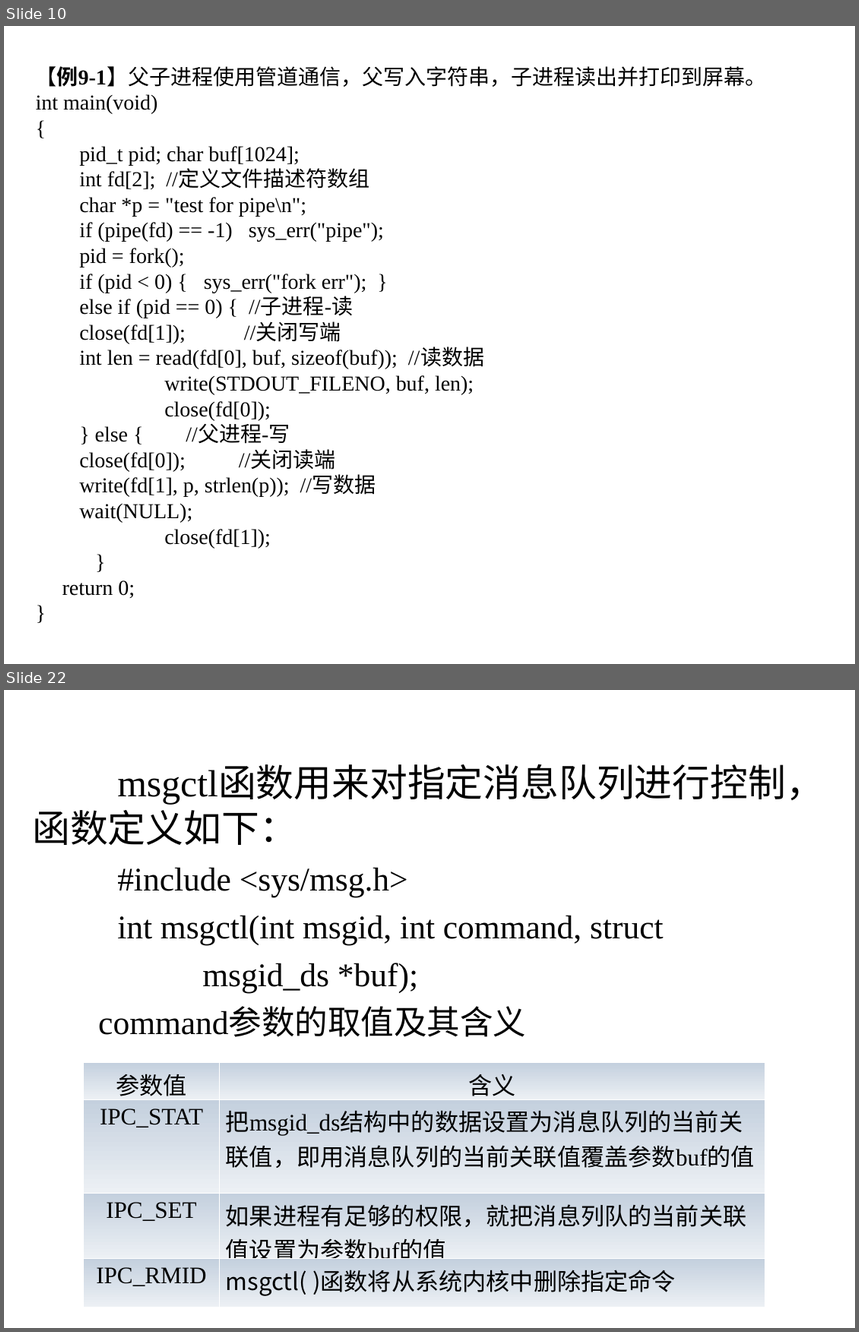
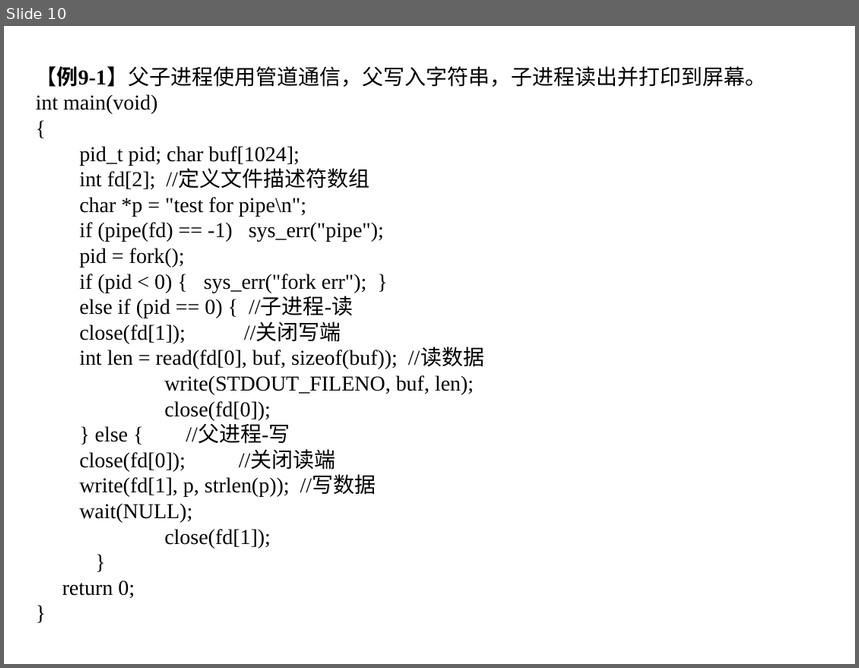
Before and after one commit to gengabcd/linux_ppt, a slide deck: 第9章 进程间通信 .ppt. Shown one above the other, each under a label of ours: slides 10 and 22 before the commit, slide 10 after it; the slides between them are not shown. The pictures are 859x1332 and 859x668 pixels, drawn with LibreOffice and Linux fonts; fonts in the diff are those of the drawing; background and template pictures are left out. Boxes give left, top, right and bottom in pixels: in the first picture for what was removed or moved away, otherwise in the second. Text is boxed around its words. In the diff, an @@ line names an element or a change of style, - is before the commit and + after.

Commit message:
2nd

```diff
--- a/第9章 进程间通信 .ppt
+++ b/第9章 进程间通信 .ppt
@@ slide 22 removed at (4,690,855,1328), background picture (left out) @@
@@ text removed at (32,767,824,1037) @@
-msgctl函数用来对指定消息队列进行控制，函数定义如下：
-#include <sys/msg.h>
-int msgctl(int msgid, int command, struct
-msgid_ds *buf);
-command参数的取值及其含义
@@ table removed at (83,1063,765,1300), 4 rows, 2 columns @@
-参数值 | 含义
-IPC_STAT | 把msgid_ds结构中的数据设置为消息队列的当前关联值，即用消息队列的当前关联值覆盖参数buf的值
-IPC_SET | 如果进程有足够的权限，就把消息列队的当前关联值设置为参数buf的值
-IPC_RMID | msgctl( )函数将从系统内核中删除指定命令
```
Also in this commit, not shown: 32 other slides removed.
